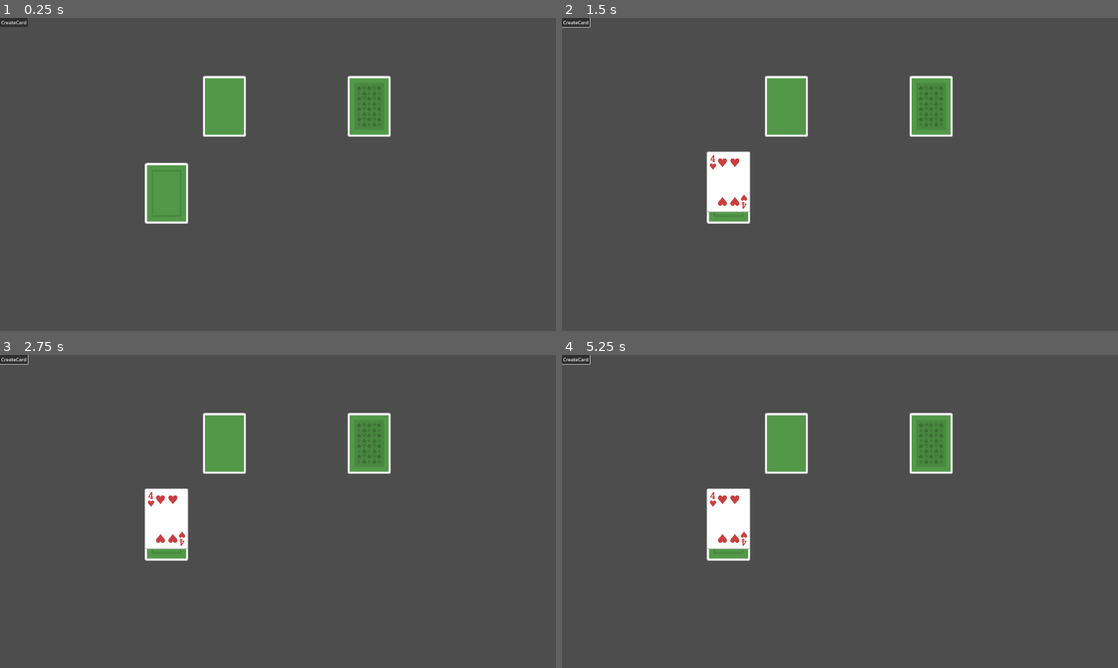
Above: before the commit, frames 1-4 (two rows, left to right).
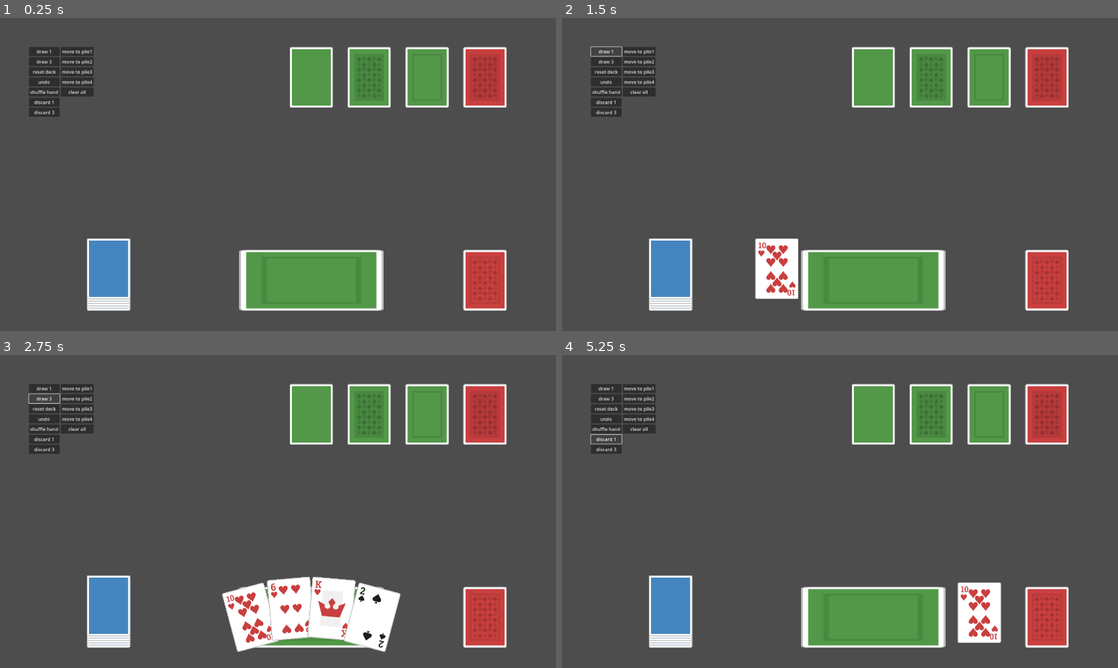
Above: after the commit, the same moments.

Repository: emabrey/card-framework
Game: Godot game, scene res://example1/example1.tscn
Two runs of this game, one before a commit and one after it. Both use one fixed random seed, a clock stepped at 60 frames per second and the inputs below. This scene is started directly instead of the project's main scene.
Inputs (mouse positions are in pixels of both pictures, inside the frame that each line leads up to):
- Up to frame 1 (0.25 s): no input
- Up to frame 2 (1.5 s): click (573, 21) at 0.5 s, where only the run before the commit has a clickable "CreateCard"; click (606, 52) at 1.25 s, where only the run after the commit has a clickable "draw 1"
- Up to frame 3 (2.75 s): click (44, 398) at 2 s, where only the run after the commit has a clickable "draw 3"
- Up to frame 4 (5.25 s): click (606, 408) at 2.75 s, where only the run after the commit has a clickable "reset deck"; click (606, 417) at 3.5 s, where only the run after the commit has a clickable "undo"; click (606, 430) at 4.25 s, where only the run after the commit has a clickable "shuffle hand"; click (606, 439) at 5 s, where only the run after the commit has a clickable "discard 1"

The runs differ from the first frame. In frame 1, 20% of the frame differs, in the area x 0-92%, y 0-94%; in frame 2, 21%; in frame 3, 21%; in frame 4, 21%.

Commit message:
feat: make example scene

Diff:
--- a/addon/card_framework/card.gd
+++ b/addon/card_framework/card.gd
@@ -50,9 +50,6 @@
 	connect("mouse_exited", _on_mouse_exited)
 	connect("gui_input", _on_gui_input)
 
-	CardFrameworkSignalBus.drag_dropped.connect(_on_drag_dropped)
-	CardFrameworkSignalBus.card_move_done.connect(_on_card_move_done)
-
 	front_face_texture.size = card_size
 	back_face_texture.size = card_size
 	if front_image:
@@ -76,12 +73,14 @@
 
 		var new_position = position.move_toward(destination_as_local, return_speed * delta)
 
+		# card move done
 		if position == new_position or position.distance_to(destination_as_local) < 0.01:
 			position = destination_as_local
 			is_moving_to_destination = false
 			end_hovering(false)
 			z_index = stored_z_index
-			CardFrameworkSignalBus.card_move_done.emit(self)
+			#card_container.update_card_ui()
+			mouse_filter = Control.MOUSE_FILTER_STOP
 			is_destination_set = true
 			if target_container != null:
 				target_container = null
@@ -183,10 +182,3 @@
 	destination_as_local = local_position + position
 	rotation = destination_degree
 	z_index = stored_z_index + HOLDING_Z_INDEX
-
-
-func _on_drag_dropped(_cards: Array):
-	mouse_filter = Control.MOUSE_FILTER_IGNORE
-
-func _on_card_move_done(_card: Card):
-	mouse_filter = Control.MOUSE_FILTER_STOP
--- a/addon/card_framework/card_container.gd
+++ b/addon/card_framework/card_container.gd
@@ -29,8 +29,6 @@
 
 
 func _ready() -> void:
-	CardFrameworkSignalBus.card_container_added.emit(unique_id, self)
-
 	# Check if 'Cards' node already exists
 	if has_node("Cards"):
 		cards_node = $Cards
@@ -39,6 +37,12 @@
 		cards_node.name = "Cards"
 		cards_node.mouse_filter = Control.MOUSE_FILTER_STOP
 		add_child(cards_node)
+
+	card_manager = get_parent() as CardManager
+	if card_manager == null:
+		push_error("CardContainer should be under the CardManager")
+
+	card_manager.add_card_container(unique_id, self)
 
 	if enable_drop_zone:
 		drop_zone = drop_zone_scene.instantiate()
@@ -51,19 +55,18 @@
 
 
 func _exit_tree() -> void:
-	CardFrameworkSignalBus.card_container_deleted.emit(unique_id)
+	card_manager.delete_card_container(unique_id)
 
 
-func update_card_positions(card: Card) -> void:
+func _update_card_positions(card: Card) -> void:
 	card.card_container = self
 	if not _held_cards.has(card):
 		_held_cards.append(card)
-	_update_target_z_index()
-	_update_target_positions()
+	update_card_ui()
 
 
 func add_card(card: Card) -> void:
-	update_card_positions(card)
+	_update_card_positions(card)
 	_move_object(card, cards_node)
 
 
@@ -71,8 +74,7 @@
 	var index = _held_cards.find(card)
 	if index != -1:
 		_held_cards.remove_at(_held_cards.find(card))
-	_update_target_z_index()
-	_update_target_positions()
+	update_card_ui()
 	return true
 
 
@@ -97,16 +99,27 @@
 	return _card_can_be_added(cards)
 
 
+func shuffle():
+	_held_cards.shuffle()
+	for i in range(_held_cards.size()):
+		var card = _held_cards[i]
+		cards_node.move_child(card, i)
+	update_card_ui()
+
+
 func _move_cards(cards: Array):
 	for i in range(cards.size() - 1, -1, -1):
 		var card = cards[i]
 		_move_to_card_container(card)
 
 
-func move_cards(cards: Array, with_history: bool = true):
+func move_cards(cards: Array, with_history: bool = true) -> bool:
+	if not _card_can_be_added(cards):
+		return false
 	if with_history:
 		card_manager.add_history(self, cards)
 	_move_cards(cards)
+	return true
 
 
 func undo(cards: Array):
@@ -140,6 +153,11 @@
 	return true
 
 
+func update_card_ui():
+	_update_target_z_index()
+	_update_target_positions()
+
+
 func _update_target_z_index():
 	pass
 
--- a/addon/card_framework/card_framework_signal_bus.gd
+++ b/addon/card_framework/card_framework_signal_bus.gd
@@ -1,7 +1,4 @@
 extends Node
-
-signal card_container_added(_id: int, _card_container: CardContainer)
-signal card_container_deleted(_id: int)
 
 signal drag_dropped(cards: Array)
 signal card_move_done(card: Card)
@@ -11,18 +8,10 @@
 
 
 func _ready():
-	card_container_added.connect(_on_card_container_added)
-	card_container_deleted.connect(_on_card_container_deleted)
 	drag_dropped.connect(_on_drag_dropped)
 	card_move_done.connect(_on_card_move_done)
 	card_clicked.connect(_on_card_clicked)
 	card_released.connect(_on_card_released)
-
-func _on_card_container_added(_id: int, _card_container: CardContainer):
-	pass
-
-func _on_card_container_deleted(_id: int):
-	pass
 
 func _on_drag_dropped(_cards: Array):
 	pass
--- a/addon/card_framework/card_manager.gd
+++ b/addon/card_framework/card_manager.gd
@@ -20,8 +20,6 @@
 	if Engine.is_editor_hint():
 		return
 
-	CardFrameworkSignalBus.card_container_added.connect(_on_card_container_added)
-	CardFrameworkSignalBus.card_container_deleted.connect(_on_card_container_deleted)
 	CardFrameworkSignalBus.drag_dropped.connect(_on_drag_dropped)
 
 
@@ -37,6 +35,14 @@
 	card_factory.card_info_dir = card_info_dir
 	card_factory.back_image = back_image
 	card_factory.preload_card_data()
+
+
+func add_card_container(id: int, card_container: CardContainer):
+	card_container_dict[id] = card_container
+
+
+func delete_card_container(id: int):
+	card_container_dict.erase(id)
 
 
 func _is_valid_directory(path: String) -> bool:
@@ -70,18 +76,13 @@
 	return true
 
 
-func _on_card_container_added(id: int, card_container: CardContainer):
-	card_container.card_manager = self
-	card_container_dict[id] = card_container
-
-
-func _on_card_container_deleted(id: int):
-	card_container_dict.erase(id)
-
-
 func _on_drag_dropped(cards: Array):
 	if cards.size() == 0:
 		return
+
+	for card in cards:
+		card.mouse_filter = Control.MOUSE_FILTER_IGNORE
+
 	for key in card_container_dict.keys():
 		var card_container = card_container_dict[key]
 		var result = card_container.check_card_can_be_dropped(cards)
--- a/addon/card_framework/hand.gd
+++ b/addon/card_framework/hand.gd
@@ -21,6 +21,14 @@
 	size = hand_area
 
 
+func get_random_card(n: int) -> Array:
+	var deck = _held_cards.duplicate()
+	deck.shuffle()
+	if n > _held_cards.size():
+		n = _held_cards.size()
+	return deck.slice(0, n)
+
+
 func _card_can_be_added(_cards: Array) -> bool:
 	var card_size = _cards.size()
 	return _held_cards.size() + card_size <= max_hand_size
@@ -33,8 +41,10 @@
 
 
 func _update_target_positions():
+	print("update start")
 	for i in _held_cards.size():
 		var card = _held_cards[i]
+		print("update: %s" % card.get_string())
 		var hand_ratio = 0.5
 		if _held_cards.size() > 1:
 			hand_ratio = float(i) / float(_held_cards.size() - 1)
@@ -48,3 +58,4 @@
 			card.move_rotation(deg_to_rad(hand_rotation_curve.sample(hand_ratio)))
 		card.move(target_pos)
 		card.show_front = card_face_up
+		card.can_be_interact_with = true
--- a/addon/card_framework/pile.gd
+++ b/addon/card_framework/pile.gd
@@ -20,16 +20,18 @@
 
 const PILE_Z_INDEX := 3000
 
-func get_top_card() -> Card:
-	return _held_cards.back()
 
+func get_top_cards(n: int) -> Array:
+	var arr_size = _held_cards.size()
+	if n > arr_size:
+		n = arr_size
 
-func shuffle():
-	_held_cards.shuffle()
-	for i in range(_held_cards.size()):
-		var card = _held_cards[i]
-		cards_node.move_child(card, i)
-	_update_target_positions()
+	var result = []
+
+	for i in range(n):
+		result.append(_held_cards[arr_size - 1 - i])
+
+	return result
 
 
 func _update_target_z_index():
--- /dev/null
+++ b/example1/example1.gd
@@ -0,0 +1,101 @@
+extends Node
+
+
+@onready var card_manager = $CardManager
+@onready var card_factory = $CardManager/CardFactory
+@onready var hand = $CardManager/Hand
+@onready var pile1 = $CardManager/Pile1
+@onready var pile2 = $CardManager/Pile2
+@onready var pile3 = $CardManager/Pile3
+@onready var pile4 = $CardManager/Pile4
+@onready var deck = $CardManager/Deck
+@onready var discard = $CardManager/Discard
+
+func _ready():
+	_reset_deck()
+
+
+func _reset_deck():
+	var list = _get_randomized_card_list()
+	deck.clear_cards()
+	for card in list:
+		card_factory.create_card(card, deck)
+
+
+func _get_randomized_card_list() -> Array:
+	var suits = ["club", "spade", "diamond", "heart"]
+	var values = ["2", "3", "4", "5", "6", "7", "8", "9", "10", "J", "Q", "K", "A"]
+
+	var card_list = []
+	for suit in suits:
+		for value in values:
+			card_list.append("%s_%s" % [suit, value])
+
+	card_list.shuffle()
+
+	return card_list
+
+
+func _on_draw_1_button_pressed() -> void:
+	hand.move_cards(deck.get_top_cards(1))
+
+
+func _on_draw_3_button_pressed() -> void:
+	var current_draw_number = 3
+	while current_draw_number > 0:
+		var result = hand.move_cards(deck.get_top_cards(current_draw_number))
+		if result:
+			break
+		current_draw_number -= 1
+
+
+func _on_reset_deck_button_pressed():
+	_reset_deck()
+
+
+func _on_undo_button_pressed():
+	card_manager.undo()
+
+
+func _on_shuffle_hand_button_pressed():
+	hand.shuffle()
+
+
+func _on_discard_1_button_pressed():
+	var cards = hand.get_random_card(1)
+	discard.move_cards(cards)
+
+
+func _on_discard_3_button_pressed():
+	var cards = hand.get_random_card(3)
+	discard.move_cards(cards)
+
+
+func _on_move_to_pile_1_button_pressed():
+	var cards = hand.get_random_card(1)
+	pile1.move_cards(cards)
+
+
+func _on_move_to_pile_2_button_pressed():
+	var cards = hand.get_random_card(1)
+	pile2.move_cards(cards)
+
+
+func _on_move_to_pile_3_button_pressed():
+	var cards = hand.get_random_card(1)
+	pile3.move_cards(cards)
+
+
+func _on_move_to_pile_4_button_pressed():
+	var cards = hand.get_random_card(1)
+	pile4.move_cards(cards)
+
+
+func _on_clear_all_button_pressed():
+	_reset_deck()
+	hand.clear_cards()
+	pile1.clear_cards()
+	pile2.clear_cards()
+	pile3.clear_cards()
+	pile4.clear_cards()
+	discard.clear_cards()
--- a/example1/example1.tscn
+++ b/example1/example1.tscn
@@ -1,6 +1,6 @@
-[gd_scene load_steps=9 format=3 uid="uid://60bwveuu2rt"]
+[gd_scene load_steps=12 format=3 uid="uid://60bwveuu2rt"]
 
-[ext_resource type="Script" path="res://example1/example_1.gd" id="1_2r7vq"]
+[ext_resource type="Script" path="res://example1/example1.gd" id="1_2r7vq"]
 [ext_resource type="PackedScene" uid="uid://c7u8hryloq7hy" path="res://addon/card_framework/card_manager.tscn" id="1_rurpr"]
 [ext_resource type="PackedScene" uid="uid://dk6rb7lhv1ef6" path="res://addon/card_framework/pile.tscn" id="2_xkfcc"]
 [ext_resource type="Texture2D" uid="uid://djoauv24lbkhc" path="res://example1/assets/images/cards/cardBack_blue1.png" id="3_gqkj7"]
@@ -8,14 +8,72 @@
 [ext_resource type="Texture2D" uid="uid://cv6ecvmkml3ok" path="res://example1/assets/images/cards/cardBack_green1.png" id="5_kl5wo"]
 [ext_resource type="Texture2D" uid="uid://dacwc4ros7wiv" path="res://example1/assets/images/cards/cardBack_green2.png" id="6_u8c1b"]
 [ext_resource type="Texture2D" uid="uid://c8mcrcwmgi0oc" path="res://example1/assets/images/cards/cardBack_green3.png" id="8_cv7sm"]
+[ext_resource type="Texture2D" uid="uid://cpkjxmuv1ho4b" path="res://example1/assets/images/cards/cardBack_red2.png" id="8_nwj6x"]
+[ext_resource type="Texture2D" uid="uid://bdf2cukmms3nb" path="res://example1/assets/images/cards/cardBack_red3.png" id="10_tthv0"]
+[ext_resource type="Texture2D" uid="uid://b1jy1scbarbg5" path="res://example1/assets/images/cards/cardBack_red4.png" id="11_5najx"]
 
 [node name="Example1" type="Node"]
 script = ExtResource("1_2r7vq")
 
-[node name="CardCreateButton" type="Button" parent="."]
-offset_right = 96.0
-offset_bottom = 31.0
-text = "CreateCard"
+[node name="ButtonContainer" type="HBoxContainer" parent="."]
+offset_left = 100.0
+offset_top = 100.0
+offset_right = 200.0
+offset_bottom = 140.0
+
+[node name="ButtonColumnContainer1" type="VBoxContainer" parent="ButtonContainer"]
+layout_mode = 2
+
+[node name="Draw1Button" type="Button" parent="ButtonContainer/ButtonColumnContainer1"]
+layout_mode = 2
+text = "draw 1"
+
+[node name="Draw3Button" type="Button" parent="ButtonContainer/ButtonColumnContainer1"]
+layout_mode = 2
+text = "draw 3"
+
+[node name="ResetDeckButton" type="Button" parent="ButtonContainer/ButtonColumnContainer1"]
+layout_mode = 2
+text = "reset deck"
+
+[node name="UndoButton" type="Button" parent="ButtonContainer/ButtonColumnContainer1"]
+layout_mode = 2
+text = "undo"
+
+[node name="ShuffleHandButton" type="Button" parent="ButtonContainer/ButtonColumnContainer1"]
+layout_mode = 2
+text = "shuffle hand"
+
+[node name="Discard1Button" type="Button" parent="ButtonContainer/ButtonColumnContainer1"]
+layout_mode = 2
+text = "discard 1"
+
+[node name="Discard3Button" type="Button" parent="ButtonContainer/ButtonColumnContainer1"]
+layout_mode = 2
+text = "discard 3"
+
+[node name="ButtonColumnContainer2" type="VBoxContainer" parent="ButtonContainer"]
+layout_mode = 2
+
+[node name="MoveToPile1Button" type="Button" parent="ButtonContainer/ButtonColumnContainer2"]
+layout_mode = 2
+text = "move to pile1"
+
+[node name="MoveToPile2Button" type="Button" parent="ButtonContainer/ButtonColumnContainer2"]
+layout_mode = 2
+text = "move to pile2"
+
+[node name="MoveToPile3Button" type="Button" parent="ButtonContainer/ButtonColumnContainer2"]
+layout_mode = 2
+text = "move to pile3"
+
+[node name="MoveToPile4Button" type="Button" parent="ButtonContainer/ButtonColumnContainer2"]
+layout_mode = 2
+text = "move to pile4"
+
+[node name="ClearAllButton" type="Button" parent="ButtonContainer/ButtonColumnContainer2"]
+layout_mode = 2
+text = "clear all"
 
 [node name="CardManager" parent="." instance=ExtResource("1_rurpr")]
 card_asset_dir = "res://example1/assets/images/cards"
@@ -23,26 +81,73 @@
 back_image = ExtResource("3_gqkj7")
 
 [node name="Pile1" parent="CardManager" instance=ExtResource("2_xkfcc")]
-offset_left = 700.0
-offset_top = 200.0
-offset_right = 700.0
-offset_bottom = 200.0
-layout = 1
+offset_left = 1000.0
+offset_top = 100.0
+offset_right = 1000.0
+offset_bottom = 100.0
 sensor_texture = ExtResource("5_kl5wo")
 
 [node name="Pile2" parent="CardManager" instance=ExtResource("2_xkfcc")]
 offset_left = 1200.0
-offset_top = 200.0
+offset_top = 100.0
 offset_right = 1200.0
-offset_bottom = 200.0
+offset_bottom = 100.0
 card_face_up = false
+layout = 3
 sensor_texture = ExtResource("6_u8c1b")
 
-[node name="Hand" parent="CardManager" instance=ExtResource("3_xp5g3")]
-offset_left = 500.0
-offset_top = 500.0
-offset_right = 1500.0
-offset_bottom = 1000.0
+[node name="Pile3" parent="CardManager" instance=ExtResource("2_xkfcc")]
+offset_left = 1400.0
+offset_top = 100.0
+offset_right = 1400.0
+offset_bottom = 100.0
+stack_display_gap = 40
+layout = 1
+restrict_to_top_card = false
 sensor_texture = ExtResource("8_cv7sm")
 
-[connection signal="pressed" from="CardCreateButton" to="." method="_on_card_create_button_pressed"]
+[node name="Pile4" parent="CardManager" instance=ExtResource("2_xkfcc")]
+offset_left = 1600.0
+offset_top = 100.0
+offset_right = 1600.0
+offset_bottom = 100.0
+layout = 2
+allow_card_movement = false
+sensor_texture = ExtResource("8_nwj6x")
+
+[node name="Hand" parent="CardManager" instance=ExtResource("3_xp5g3")]
+offset_left = 1000.0
+offset_top = 800.0
+offset_right = 2000.0
+offset_bottom = 1300.0
+sensor_size = Vector2(500, 210)
+sensor_position = Vector2(-175, 0)
+sensor_texture = ExtResource("8_cv7sm")
+
+[node name="Deck" parent="CardManager" instance=ExtResource("2_xkfcc")]
+offset_left = 300.0
+offset_top = 800.0
+offset_right = 300.0
+offset_bottom = 800.0
+card_face_up = false
+sensor_texture = ExtResource("10_tthv0")
+
+[node name="Discard" parent="CardManager" instance=ExtResource("2_xkfcc")]
+offset_left = 1600.0
+offset_top = 800.0
+offset_right = 1600.0
+offset_bottom = 800.0
+sensor_texture = ExtResource("11_5najx")
+
+[connection signal="pressed" from="ButtonContainer/ButtonColumnContainer1/Draw1Button" to="." method="_on_draw_1_button_pressed"]
+[connection signal="pressed" from="ButtonContainer/ButtonColumnContainer1/Draw3Button" to="." method="_on_draw_3_button_pressed"]
+[connection signal="pressed" from="ButtonContainer/ButtonColumnContainer1/ResetDeckButton" to="." method="_on_reset_deck_button_pressed"]
+[connection signal="pressed" from="ButtonContainer/ButtonColumnContainer1/UndoButton" to="." method="_on_undo_button_pressed"]
+[connection signal="pressed" from="ButtonContainer/ButtonColumnContainer1/ShuffleHandButton" to="." method="_on_shuffle_hand_button_pressed"]
+[connection signal="pressed" from="ButtonContainer/ButtonColumnContainer1/Discard1Button" to="." method="_on_discard_1_button_pressed"]
+[connection signal="pressed" from="ButtonContainer/ButtonColumnContainer1/Discard3Button" to="." method="_on_discard_3_button_pressed"]
+[connection signal="pressed" from="ButtonContainer/ButtonColumnContainer2/MoveToPile1Button" to="." method="_on_move_to_pile_1_button_pressed"]
+[connection signal="pressed" from="ButtonContainer/ButtonColumnContainer2/MoveToPile2Button" to="." method="_on_move_to_pile_2_button_pressed"]
+[connection signal="pressed" from="ButtonContainer/ButtonColumnContainer2/MoveToPile3Button" to="." method="_on_move_to_pile_3_button_pressed"]
+[connection signal="pressed" from="ButtonContainer/ButtonColumnContainer2/MoveToPile4Button" to="." method="_on_move_to_pile_4_button_pressed"]
+[connection signal="pressed" from="ButtonContainer/ButtonColumnContainer2/ClearAllButton" to="." method="_on_clear_all_button_pressed"]
--- a/example1/example_1.gd
+++ /dev/null
@@ -1,23 +0,0 @@
-extends Node
-
-
-@onready var card_manager = $CardManager
-@onready var card_factory = $CardManager/CardFactory
-@onready var hand = $CardManager/Hand
-
-func _get_randomized_card_list() -> Array:
-	var suits = ["club", "spade", "diamond", "heart"]
-	var values = ["2", "3", "4", "5", "6", "7", "8", "9", "10", "J", "Q", "K", "A"]
-
-	var card_list = []
-	for suit in suits:
-		for value in values:
-			card_list.append("%s_%s" % [suit, value])
-
-	card_list.shuffle()
-
-	return card_list
-
-func _on_card_create_button_pressed() -> void:
-	var list = _get_randomized_card_list()
-	card_factory.create_card(list.front(), hand)
